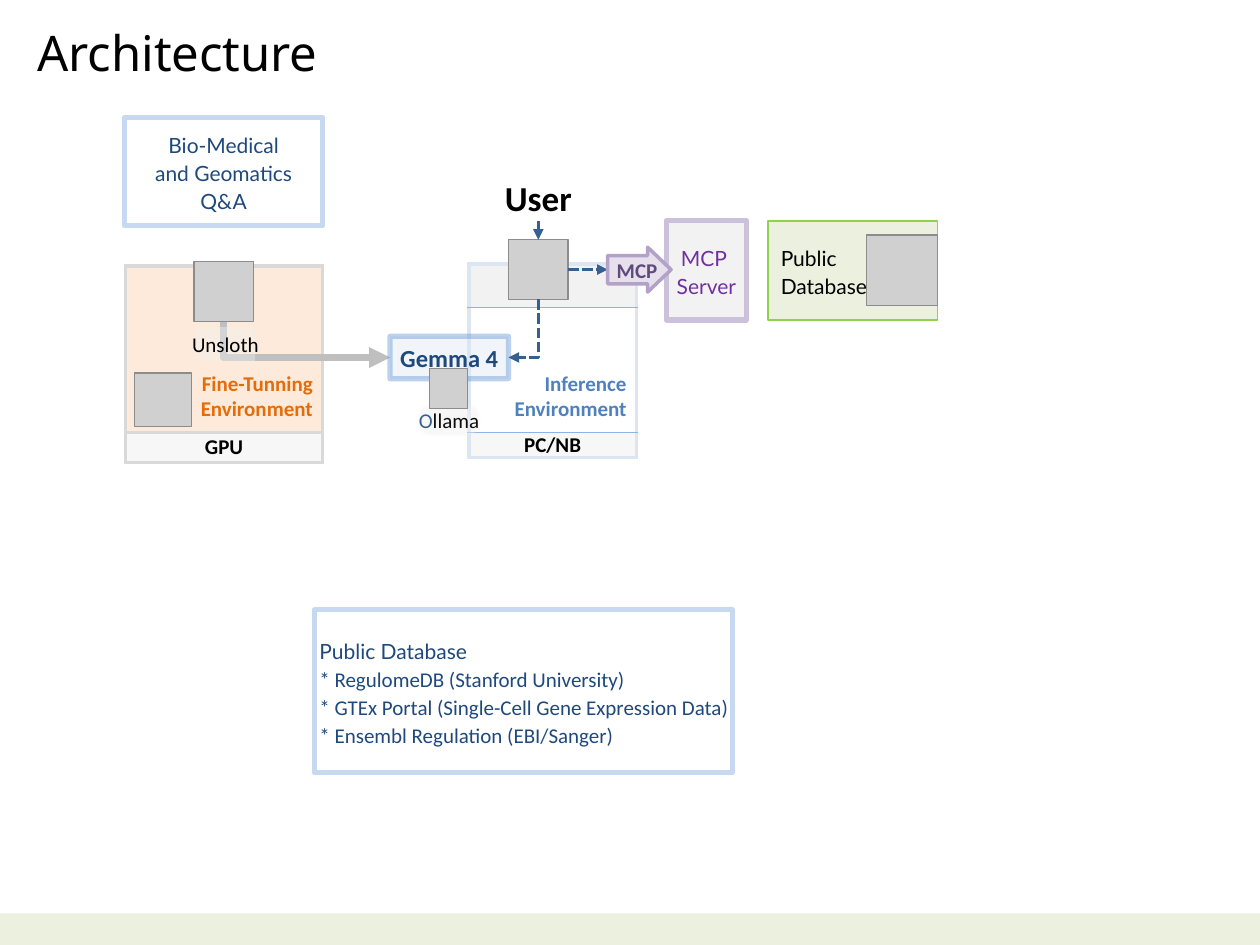
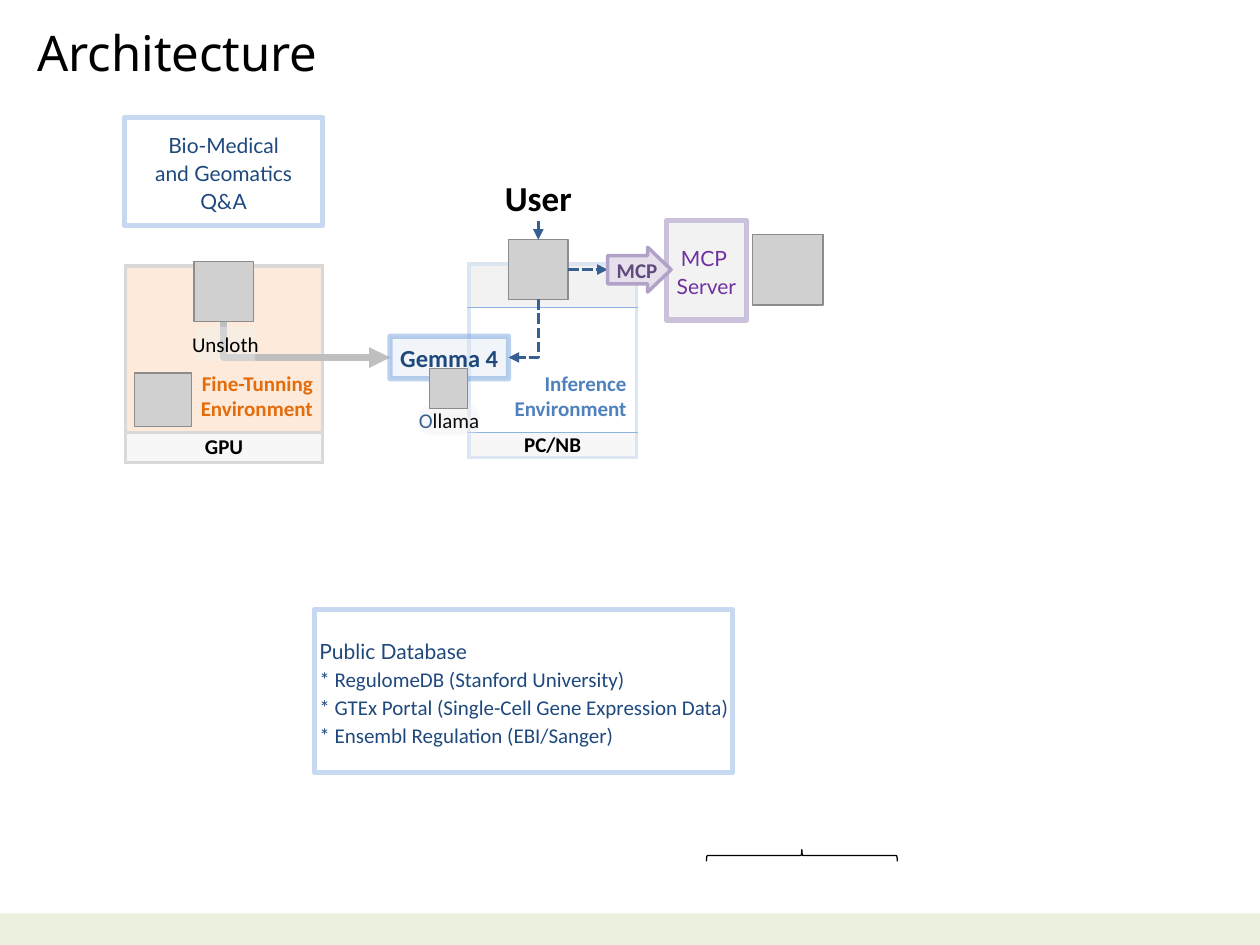
Before and after one commit to navibator/crazy-ai, a slide deck: slide 3 of bio-it-agent.pptx. Drawn at 1260x945 pixels with LibreOffice and Linux fonts; fonts in the diff are those of the drawing; grey boxes stand for pictures. Boxes give left, top, right and bottom in pixels: in the first picture for what was removed or moved away, otherwise in the second. Text is boxed around its words. In the diff, an @@ line names an element or a change of style, - is before the commit and + after.

```diff
--- a/bio-it-agent.pptx
+++ b/bio-it-agent.pptx
@@ picture added at (752, 234, 823, 305) @@
@@ rectangle removed at (769, 220, 937, 320) @@
-Public
-Database
@@ picture removed at (867, 236, 937, 306) @@
@@ right brace added at (706, 850, 898, 861), outline #000000 0.75 pt @@
```
Also in this commit, not shown: 1 other slide changed, 2 slides added, 3 other files.
